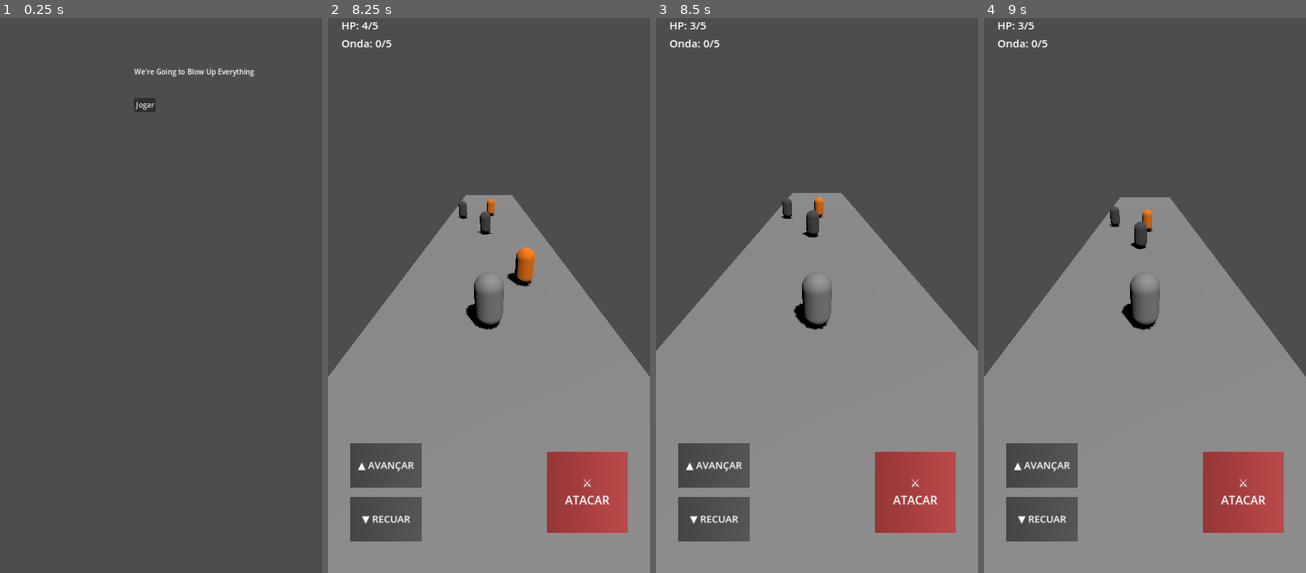
Above: before the commit, frames 1-4 (left to right).
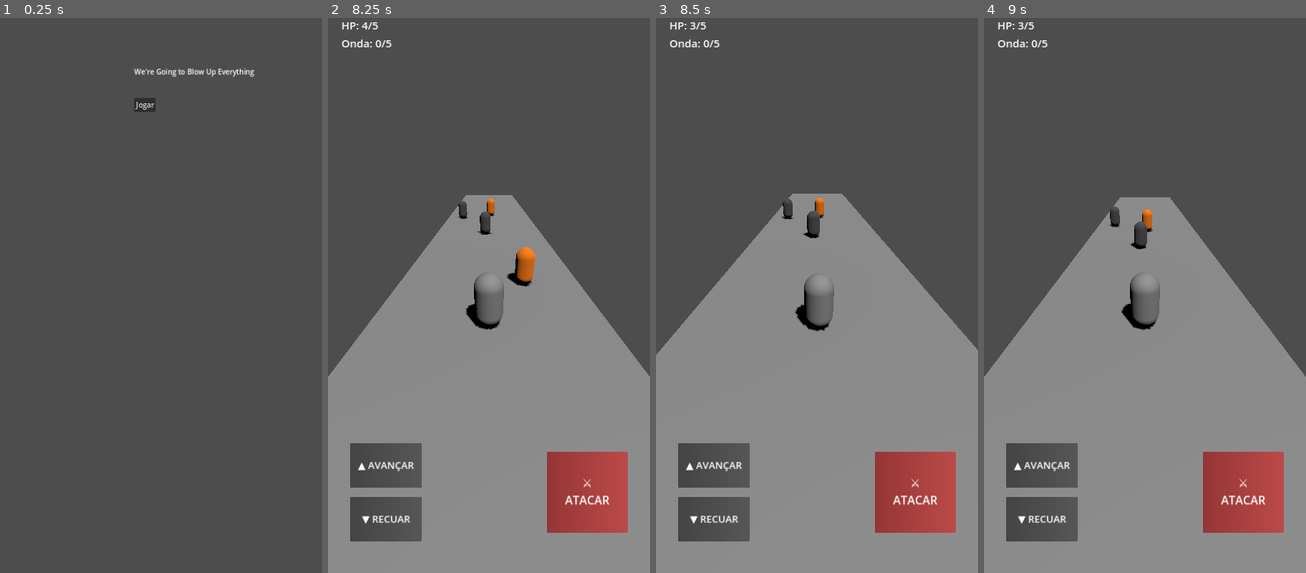
Above: after the commit, the same moments.

Repository: yuremarketing/We-re_going_to_blowup_everything
Game: Godot game, scene res://scenes/main_menu.tscn
Same seed, same stepped clock (60 frames per second), same inputs: the game is played once before the commit and once after it.
Inputs:
- Up to frame 1 (0.25 s): no input
- Up to frame 2 (8.25 s): click "Jogar" at 0.5 s; tap Enter (ui_accept) at 1.25, 1.35, 1.52, 1.82, 2.1, 2.27, 2.57, 2.85, 3.6, 3.77, 4.07, 4.35, 4.52, 4.82, 5.1, 5.27, 5.57, 5.85, 6.6, 6.77, 7.07, 7.35, 7.52, 7.82, 8.1 s; hold Up (ui_up) 1.28-2.03 s; hold Down (ui_down) 2.03-2.78 s; hold Up (ui_up) 2.78-4.28 s; hold Down (ui_down) 4.28-6.53 s; hold Up (ui_up) from 6.53 s (still down)
- Up to frame 3 (8.5 s): keep holding Up (ui_up); tap Enter (ui_accept) at 8.27 s
- Up to frame 4 (9 s): tap Enter (ui_accept) at 8.57, 8.85 s; release Up (ui_up) at 8.78 s; hold Down (ui_down) from 8.78 s (still down)

Frames 1-2 are identical in both runs. In frame 3, 0.5% of the frame differs, in the area x 0-100%, y 31-61%; in frame 4, nothing differs.

Commit message:
chore(bridge): auto-commit local de turno autônomo (2026-09-08 16:03)

Diff:
--- a/scripts/boss.gd
+++ b/scripts/boss.gd
@@ -4,11 +4,35 @@
 @export var hp: int = 15
 @export var contact_damage: int = 2
 
+var _base_albedo: Color = Color(0.5, 0, 0.5, 1)
+var _flash_tween: Tween
+
 func _ready() -> void:
 	add_to_group("enemies")
 	add_to_group("boss")
+	_setup_material()
+
+func _setup_material() -> void:
+	var mesh_inst = get_node_or_null("MeshInstance3D")
+	if not mesh_inst:
+		return
+	var mat = mesh_inst.get_surface_override_material(0)
+	if mat is StandardMaterial3D:
+		var dup = mat.duplicate() as StandardMaterial3D
+		mesh_inst.set_surface_override_material(0, dup)
+		_base_albedo = dup.albedo_color
+	elif mesh_inst.material_override is StandardMaterial3D:
+		var dup = mesh_inst.material_override.duplicate() as StandardMaterial3D
+		mesh_inst.material_override = dup
+		_base_albedo = dup.albedo_color
+	elif mesh_inst.mesh and mesh_inst.mesh.material is StandardMaterial3D:
+		var dup = mesh_inst.mesh.material.duplicate() as StandardMaterial3D
+		mesh_inst.set_surface_override_material(0, dup)
+		_base_albedo = dup.albedo_color
 
 func _physics_process(delta: float) -> void:
+	if not is_inside_tree():
+		return
 	velocity.z = speed
 	if not is_on_floor():
 		velocity.y -= 9.8 * delta
@@ -23,8 +47,81 @@
 	hp -= amount
 	if hp <= 0:
 		print("Chefão derrotado! Run concluída.")
+		spawn_death_particles()
 		queue_free()
 		get_tree().paused = true
 		var screen = get_tree().get_first_node_in_group("end_screen")
 		if screen:
 			screen.show_result("VITÓRIA!")
+	else:
+		play_hit_flash()
+
+func play_hit_flash() -> void:
+	if not is_inside_tree():
+		return
+	var mesh_inst = get_node_or_null("MeshInstance3D")
+	if not mesh_inst:
+		return
+	var mat = mesh_inst.get_surface_override_material(0) as StandardMaterial3D
+	if not mat:
+		mat = mesh_inst.material_override as StandardMaterial3D
+	if not mat:
+		return
+	if _flash_tween and _flash_tween.is_valid():
+		_flash_tween.kill()
+	mat.emission_enabled = true
+	mat.emission = Color.WHITE
+	mat.albedo_color = Color(1.5, 1.5, 1.5, 1.0)
+	_flash_tween = create_tween()
+	_flash_tween.tween_interval(0.08)
+	_flash_tween.tween_property(mat, "albedo_color", _base_albedo, 0.05)
+	_flash_tween.parallel().tween_property(mat, "emission", Color.BLACK, 0.05)
+	_flash_tween.tween_callback(func():
+		if mat:
+			mat.emission_enabled = false
+			mat.albedo_color = _base_albedo
+	)
+
+func spawn_death_particles() -> void:
+	var particles = CPUParticles3D.new()
+	particles.top_level = true
+	particles.process_mode = Node.PROCESS_MODE_ALWAYS
+	particles.emitting = false
+	particles.one_shot = true
+	particles.explosiveness = 1.0
+	particles.amount = 25
+	particles.lifetime = 0.5
+	particles.direction = Vector3(0, 1, 0)
+	particles.spread = 180.0
+	particles.initial_velocity_min = 3.0
+	particles.initial_velocity_max = 7.0
+	particles.gravity = Vector3(0, -9.8, 0)
+
+	var box = BoxMesh.new()
+	box.size = Vector3(0.2, 0.2, 0.2)
+	var p_mat = StandardMaterial3D.new()
+	p_mat.albedo_color = _base_albedo
+	p_mat.emission_enabled = true
+	p_mat.emission = _base_albedo
+	box.material = p_mat
+	particles.mesh = box
+
+	var tree = get_tree()
+	var spawn_pos = global_position if is_inside_tree() else position
+	var parent_node = get_parent()
+	if parent_node:
+		parent_node.add_child(particles)
+	elif tree and tree.root:
+		tree.root.add_child(particles)
+
+	if particles.is_inside_tree():
+		particles.global_position = spawn_pos
+		particles.emitting = true
+		particles.finished.connect(particles.queue_free)
+		if tree:
+			tree.create_timer(particles.lifetime + 0.3, true).timeout.connect(func():
+				if is_instance_valid(particles):
+					particles.queue_free()
+			)
+	else:
+		particles.queue_free()
--- a/scripts/enemy.gd
+++ b/scripts/enemy.gd
@@ -3,10 +3,34 @@
 @export var speed: float = 3.0
 @export var hp: int = 1
 
+var _base_albedo: Color = Color.RED
+var _flash_tween: Tween
+
 func _ready() -> void:
 	add_to_group("enemies")
+	_setup_material()
+
+func _setup_material() -> void:
+	var mesh_inst = get_node_or_null("MeshInstance3D")
+	if not mesh_inst:
+		return
+	var mat = mesh_inst.get_surface_override_material(0)
+	if mat is StandardMaterial3D:
+		var dup = mat.duplicate() as StandardMaterial3D
+		mesh_inst.set_surface_override_material(0, dup)
+		_base_albedo = dup.albedo_color
+	elif mesh_inst.material_override is StandardMaterial3D:
+		var dup = mesh_inst.material_override.duplicate() as StandardMaterial3D
+		mesh_inst.material_override = dup
+		_base_albedo = dup.albedo_color
+	elif mesh_inst.mesh and mesh_inst.mesh.material is StandardMaterial3D:
+		var dup = mesh_inst.mesh.material.duplicate() as StandardMaterial3D
+		mesh_inst.set_surface_override_material(0, dup)
+		_base_albedo = dup.albedo_color
 
 func _physics_process(delta: float) -> void:
+	if not is_inside_tree():
+		return
 	# Anda em direção ao player, no sentido +Z (o player nasce em Z menor e avança em -Z)
 	velocity.z = speed
 	if not is_on_floor():
@@ -21,4 +45,77 @@
 func take_damage(amount: int) -> void:
 	hp -= amount
 	if hp <= 0:
+		spawn_death_particles()
 		queue_free()
+	else:
+		play_hit_flash()
+
+func play_hit_flash() -> void:
+	if not is_inside_tree():
+		return
+	var mesh_inst = get_node_or_null("MeshInstance3D")
+	if not mesh_inst:
+		return
+	var mat = mesh_inst.get_surface_override_material(0) as StandardMaterial3D
+	if not mat:
+		mat = mesh_inst.material_override as StandardMaterial3D
+	if not mat:
+		return
+	if _flash_tween and _flash_tween.is_valid():
+		_flash_tween.kill()
+	mat.emission_enabled = true
+	mat.emission = Color.WHITE
+	mat.albedo_color = Color(1.5, 1.5, 1.5, 1.0)
+	_flash_tween = create_tween()
+	_flash_tween.tween_interval(0.08)
+	_flash_tween.tween_property(mat, "albedo_color", _base_albedo, 0.05)
+	_flash_tween.parallel().tween_property(mat, "emission", Color.BLACK, 0.05)
+	_flash_tween.tween_callback(func():
+		if mat:
+			mat.emission_enabled = false
+			mat.albedo_color = _base_albedo
+	)
+
+func spawn_death_particles() -> void:
+	var particles = CPUParticles3D.new()
+	particles.top_level = true
+	particles.process_mode = Node.PROCESS_MODE_ALWAYS
+	particles.emitting = false
+	particles.one_shot = true
+	particles.explosiveness = 1.0
+	particles.amount = 12
+	particles.lifetime = 0.35
+	particles.direction = Vector3(0, 1, 0)
+	particles.spread = 180.0
+	particles.initial_velocity_min = 2.0
+	particles.initial_velocity_max = 5.0
+	particles.gravity = Vector3(0, -9.8, 0)
+
+	var box = BoxMesh.new()
+	box.size = Vector3(0.12, 0.12, 0.12)
+	var p_mat = StandardMaterial3D.new()
+	p_mat.albedo_color = _base_albedo
+	p_mat.emission_enabled = true
+	p_mat.emission = _base_albedo * 0.5
+	box.material = p_mat
+	particles.mesh = box
+
+	var tree = get_tree()
+	var spawn_pos = global_position if is_inside_tree() else position
+	var parent_node = get_parent()
+	if parent_node:
+		parent_node.add_child(particles)
+	elif tree and tree.root:
+		tree.root.add_child(particles)
+
+	if particles.is_inside_tree():
+		particles.global_position = spawn_pos
+		particles.emitting = true
+		particles.finished.connect(particles.queue_free)
+		if tree:
+			tree.create_timer(particles.lifetime + 0.3, true).timeout.connect(func():
+				if is_instance_valid(particles):
+					particles.queue_free()
+			)
+	else:
+		particles.queue_free()
--- a/scripts/player.gd
+++ b/scripts/player.gd
@@ -5,6 +5,9 @@
 var is_dead: bool = false
 
 const SPEED = 8.0
+
+@onready var camera: Camera3D = $Camera3D
+var _shake_tween: Tween
 
 func _ready() -> void:
 	add_to_group("player")
@@ -35,24 +38,58 @@
 		attack()
 
 func attack() -> void:
-	print("POW! Ataque placeholder executado contra a horda.")
+	print("POW! Ataque executado contra a horda.")
 	# Feedback visual simples usando Tween (cresce e volta ao normal)
 	var tween = create_tween()
 	tween.tween_property(self, "scale", Vector3(1.2, 1.2, 1.2), 0.1)
 	tween.tween_property(self, "scale", Vector3(1.0, 1.0, 1.0), 0.1)
 
+	var hit_any: bool = false
 	for enemy in get_tree().get_nodes_in_group("enemies"):
 		if abs(enemy.position.z - position.z) < 2.0:
 			enemy.take_damage(1)
+			hit_any = true
+
+	if hit_any:
+		apply_shake(0.08, 0.12)
 
 func take_damage(amount: int) -> void:
 	if is_dead:
 		return
 	hp -= amount
 	print("Player tomou dano! HP: ", hp, "/", max_hp)
+	apply_shake(0.18, 0.20)
 	_update_hp_label()
 	if hp <= 0:
 		game_over()
+
+func apply_shake(intensity: float = 0.1, duration: float = 0.15) -> void:
+	if not is_inside_tree():
+		return
+	if not camera:
+		camera = get_node_or_null("Camera3D")
+	if not camera:
+		return
+	if _shake_tween and _shake_tween.is_valid():
+		_shake_tween.kill()
+		camera.h_offset = 0.0
+		camera.v_offset = 0.0
+
+	_shake_tween = create_tween()
+	var step = duration / 4.0
+	_shake_tween.tween_property(camera, "h_offset", intensity, step)
+	_shake_tween.parallel().tween_property(camera, "v_offset", -intensity * 0.7, step)
+	_shake_tween.tween_property(camera, "h_offset", -intensity * 0.7, step)
+	_shake_tween.parallel().tween_property(camera, "v_offset", intensity * 0.5, step)
+	_shake_tween.tween_property(camera, "h_offset", intensity * 0.3, step)
+	_shake_tween.parallel().tween_property(camera, "v_offset", -intensity * 0.2, step)
+	_shake_tween.tween_property(camera, "h_offset", 0.0, step)
+	_shake_tween.parallel().tween_property(camera, "v_offset", 0.0, step)
+	_shake_tween.tween_callback(func():
+		if camera:
+			camera.h_offset = 0.0
+			camera.v_offset = 0.0
+	)
 
 func _update_hp_label() -> void:
 	var label = get_tree().get_first_node_in_group("hud_hp")
@@ -62,6 +99,9 @@
 func game_over() -> void:
 	is_dead = true
 	print("GAME OVER")
+	if camera:
+		camera.h_offset = 0.0
+		camera.v_offset = 0.0
 	get_tree().paused = true
 	var screen = get_tree().get_first_node_in_group("end_screen")
 	if screen:
--- a/scripts/test_mobile_setup.gd
+++ b/scripts/test_mobile_setup.gd
@@ -1,7 +1,7 @@
 extends SceneTree
 
 func _init():
-	print("--- Headless Mobile & Touch Verification Start ---")
+	print("--- Headless Mobile, Touch & VFX Verification Start ---")
 	var project_name = ProjectSettings.get_setting("application/config/name")
 	var render_method = ProjectSettings.get_setting("rendering/renderer/rendering_method")
 	var width = ProjectSettings.get_setting("display/window/size/viewport_width")
@@ -29,8 +29,15 @@
 		quit(1)
 		return
 	var inst = main_scene.instantiate()
+	root.add_child(inst)
 
-	# Verify Camera3D keep_aspect
+	# Verify Camera3D and Screen Shake method
+	var player = inst.get_node_or_null("Player")
+	assert(player != null, "Player node must exist")
+	assert(player.has_method("apply_shake"), "Player must implement apply_shake")
+	player.apply_shake(0.1, 0.1)
+	print("Player apply_shake verified OK")
+
 	var cam = inst.get_node_or_null("Player/Camera3D")
 	if cam:
 		print("Camera3D keep_aspect: ", cam.keep_aspect, " (0=KEEP_WIDTH)")
@@ -45,13 +52,30 @@
 	assert(touch_down != null, "TouchDown node must exist")
 	assert(touch_attack != null, "TouchAttack node must exist")
 
-	print("TouchUp action: ", touch_up.action)
-	print("TouchDown action: ", touch_down.action)
-	print("TouchAttack action: ", touch_attack.action)
-
 	assert(touch_up.action == "ui_up", "TouchUp action must be ui_up")
 	assert(touch_down.action == "ui_down", "TouchDown action must be ui_down")
 	assert(touch_attack.action == "ui_accept", "TouchAttack action must be ui_accept")
+	print("TouchScreenButton actions verified OK")
+
+	# Verify Enemy VFX (Hit Flash & Death Particles)
+	var enemy_scene = load("res://scenes/enemy.tscn")
+	var enemy_inst = enemy_scene.instantiate()
+	inst.add_child(enemy_inst)
+	assert(enemy_inst.has_method("play_hit_flash"), "Enemy must implement play_hit_flash")
+	assert(enemy_inst.has_method("spawn_death_particles"), "Enemy must implement spawn_death_particles")
+	enemy_inst.play_hit_flash()
+	enemy_inst.take_damage(1)
+	print("Enemy Hit Flash & Death Particles verified OK")
+
+	# Verify Boss VFX (Hit Flash & Death Particles)
+	var boss_scene = load("res://scenes/boss.tscn")
+	var boss_inst = boss_scene.instantiate()
+	inst.add_child(boss_inst)
+	assert(boss_inst.has_method("play_hit_flash"), "Boss must implement play_hit_flash")
+	assert(boss_inst.has_method("spawn_death_particles"), "Boss must implement spawn_death_particles")
+	boss_inst.play_hit_flash()
+	boss_inst.take_damage(2)
+	print("Boss Hit Flash verified OK (HP remaining: ", boss_inst.hp, ")")
 
 	# Verify EndScreen nodes
 	var end_screen = inst.get_node_or_null("EndScreen")
@@ -62,11 +86,7 @@
 	print("EndScreen buttons & labels verified OK")
 
 	var menu_scene = load("res://scenes/main_menu.tscn")
-	if not menu_scene:
-		printerr("ERROR: Could not load scenes/main_menu.tscn")
-		quit(1)
-		return
 	var menu_inst = menu_scene.instantiate()
-	print("Main and Menu scenes loaded and instantiated successfully!")
-	print("--- Headless Mobile & Touch Verification End ---")
+	print("All scenes, mobile controls and VFX verified successfully!")
+	print("--- Headless Mobile, Touch & VFX Verification End ---")
 	quit(0)
Not shown, changed: ROADMAP.md
Not shown, changed: docs/GDD.md
Not shown, changed: war_room/CHAT.md
Not shown, changed: war_room/HANDOVER.md
